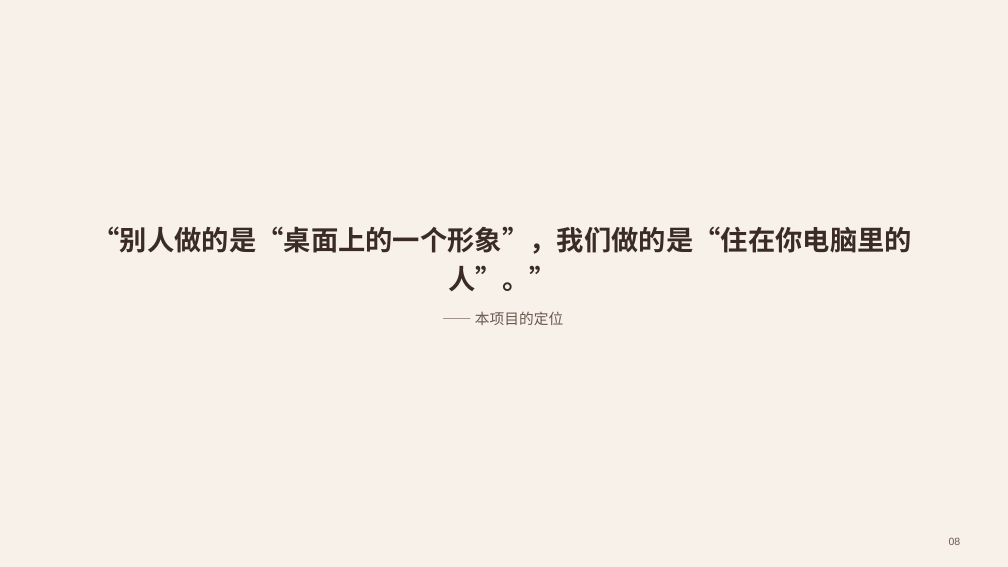
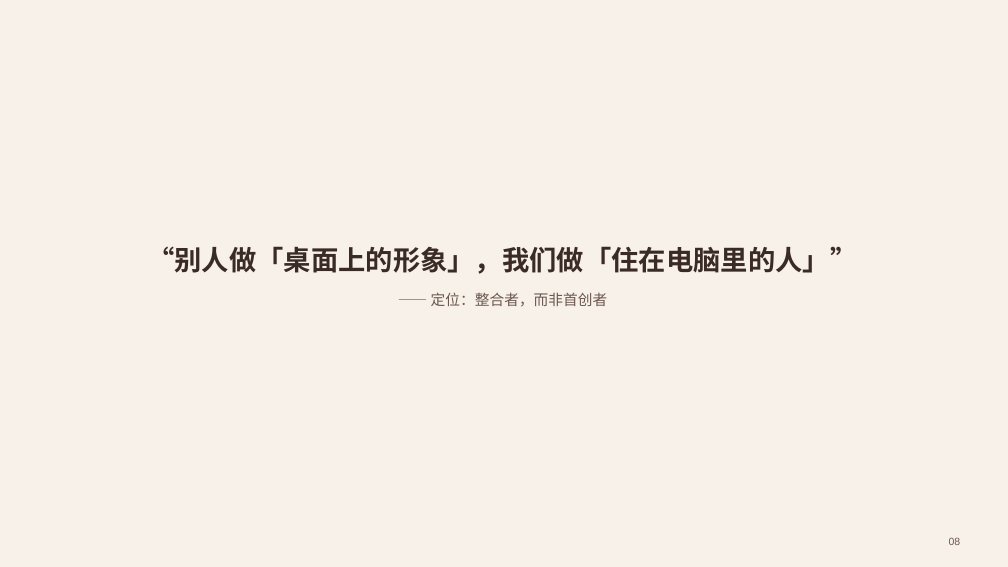
Before and after one commit to sensei142563/AIpet-Murasame, a slide deck: slide 8 of dev/ppt/out/Deck.pptx. Drawn at 1008x567 pixels with LibreOffice and Linux fonts; fonts in the diff are those of the drawing. Boxes give left, top, right and bottom in pixels: in the first picture for what was removed or moved away, otherwise in the second. Text is boxed around its words. In the diff, an @@ line names an element or a change of style, - is before the commit and + after.

Commit message:
fix(ppt): 补"诚实定位"并修金句排版 —— 对着导师讲之前先把口径核一遍
一、按调研文档**自己的结论**补诚实定位（避免过度宣称）
  `docs/AI桌宠-聊天机器人方向调研.md` 第 115 行写得很清楚：
    "并非首创，但进入了**极稀疏地带**：唯一查到把这几条同时做齐且仍在活跃的项目是
     super-agent-party（约 2.7k★）……因此我们的位置是『用现有最优组件重新组合的整合者』，
     差异化必须落在产品整合度、开箱体验与本地化深度上，**而不是『我们做了别人没做过的事』**。"
  但 PPT 里少了一句把这件事说透的话 ⇒「横向对比」页补一条：
    **诚实定位：并非首创** —— 但已进入极稀疏地带，唯一查到做齐且仍在活跃的是 super-agent-party
  并把金句出处改为「定位：**整合者，而非首创者**」。

二、金句排版修正（两轮）
  · 第一版用了全角引号 ⇒ 与管线自带的外层引号**重复**，且句尾 `”` 被挤到第二行、
    下方还多出一个孤立的项目符号；
  · 改为中文直角引号「」并缩短 ⇒ 现为**单行、无孤立符号**：
      别人做「桌面上的形象」，我们做「住在电脑里的人」  —— 定位：整合者，而非首创者

三、重新生成 + 无头渲染 + 逐页抽查
  Deck.pptx 21 页 / Deck.pdf / qc/slide-01..21.png 全部重出；
  抽查封面(01)、双栏(04)、横向对比(07)、金句(08)：无溢出/截断/重叠/豆腐块。

⚠ 踩坑记录：`subprocess.run(..., capture_output=True, text=True)` **不带 encoding** 时，
  在本机默认按 GBK 解码子进程输出 ⇒ `UnicodeDecodeError: 'gbk' codec can't decode byte 0x90`。
  凡是要读子进程输出的地方，一律显式 `encoding="utf-8", errors="replace"`。

```diff
--- a/dev/ppt/out/Deck.pptx
+++ b/dev/ppt/out/Deck.pptx
@@ text at <box>147,246,857,307</box>: text changed @@
-“别人做的是“桌面上的一个形象”，我们做的是“住在你电脑里的人”。”
-—— 本项目的定位
+“别人做「桌面上的形象」，我们做「住在电脑里的人」”
+—— 定位：整合者，而非首创者
```
Also in this commit, not shown: 2 other slides changed, 10 other files.
